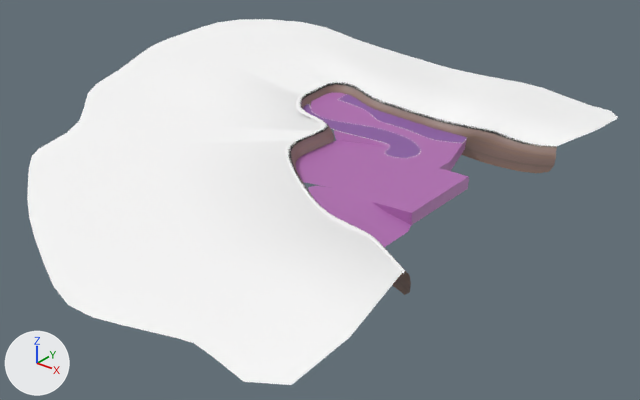
One commit to the FBX model Assets/_Meshes/Environment/Ground.fbx: the scene before it, then after it.
Both versions are drawn from a camera (50 mm lens) standing at (195.0, -304.0, 165.0) and looking at (-41.0, -9.0, -18.0). Lighting does not change. The marker at lower left points along +X, +Y and +Z. Where no turn or scale is listed for an object, it has been applied to the vertices. Vertices at the same position are counted once.

Before the edit, the objects in view are built like this:
```python
me_cube_034 = bpy.data.meshes.new('Cube.034')
me_cube_034.from_pydata(...)  # 2314 vertices, 1983 faces; spans x -153.0..95.0, y -166.0..142.0, z 0.0..32.0
# faces by material slot: [108, 242, 85, 1008, 324, 216]
me_cube_034.materials.append(mat_mat_grasstriplanar)  # its picture is missing
me_cube_034.materials.append(mat_path)  # pink #b36fb4
me_cube_034.materials.append(mat_housepathedge)  # purple #8d5fa7
me_cube_034.materials.append(mat_mat_gradientpallate)  # picture img_flowerpallate_jpg
me_cube_034.materials.append(mat_dirtcliff)  # picture img_stylizedclifftexture_basecolor_png
me_cube_034.materials.append(mat_grasstrim)  # picture img_grasstrim_png
ob_ground = bpy.data.objects.new('Ground', me_cube_034)
ob_ground.location = (-37.3, 0.0, -5.9)
```
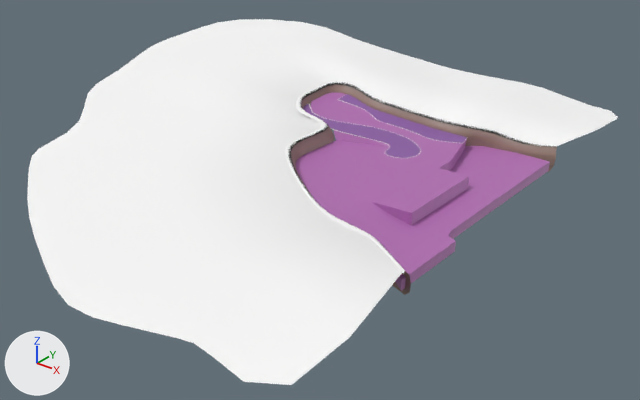
The newer file is also turned or shifted as a whole; pictures and numbers use the older file's frame.

Pixel boxes (x1, y1, x2, y2) of what changed, in the pictures (640 x 400 px):
part 1 of me_cube_034, cut back: before (303, 95, 468, 247); after (297, 133, 550, 291)

The edits, one by one:
me_cube_034 is used by ob_ground; location (-37.3, 0.0, -5.9).
me_cube_034 had 2314 vertices, 1983 faces and spanned x -153.0..95.0, y -166.0..142.0, z 0.0..32.0.
me_cube_034 now has 2119 vertices, 1787 faces and spans x -153.0..95.0, y -166.0..142.0, z 0.0..32.0.
me_cube_034 part 1: 11 vertices moved from x 39.0..68.0, y -63.0..-39.0, z 9.0..14.0 to x 40.0..69.0, y -63.0..-35.0, z 7.0..14.0; 322 vertices removed from x -32.0..68.0, y -64.0..44.0, z 9.0..23.0; 127 vertices added at x -28.0..86.0, y -76.0..54.0, z 4.0..22.0.
